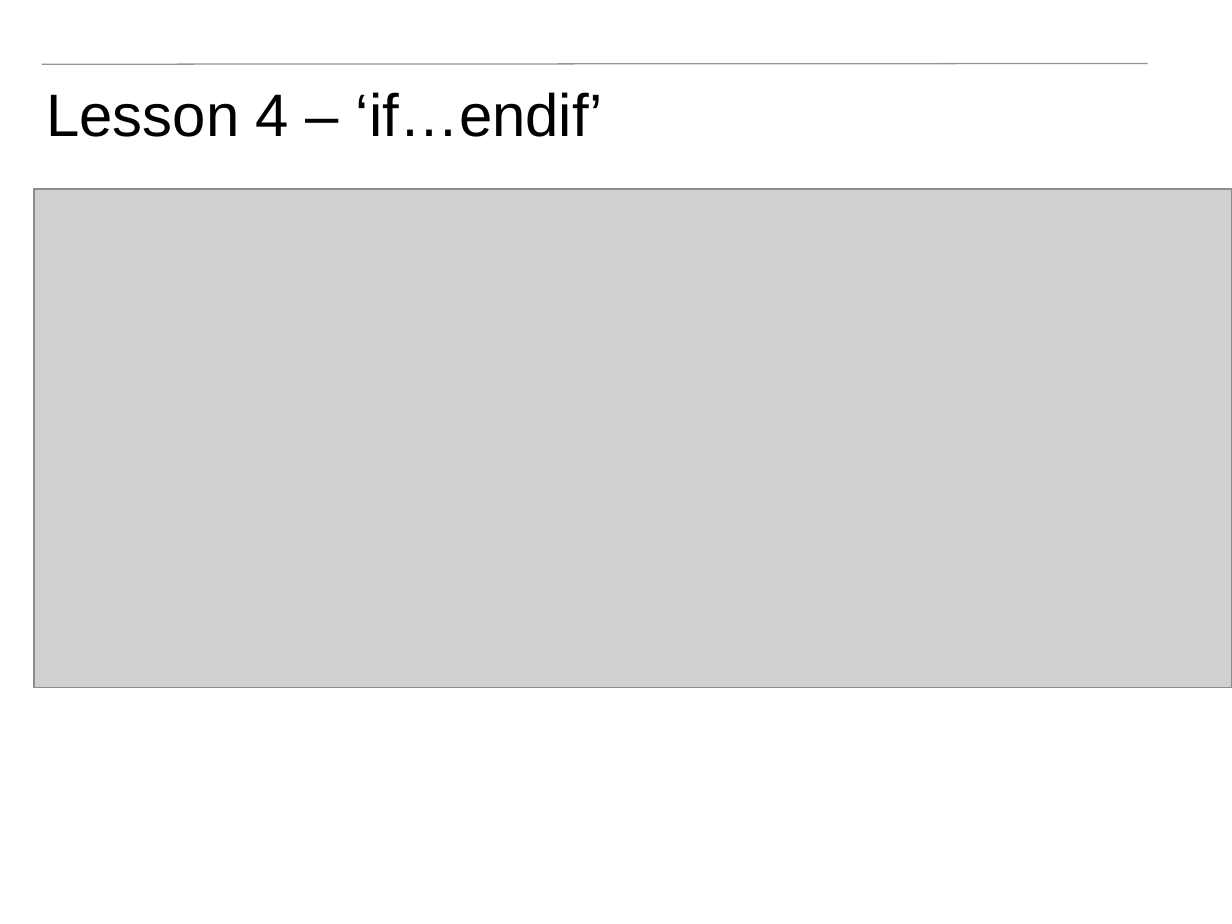
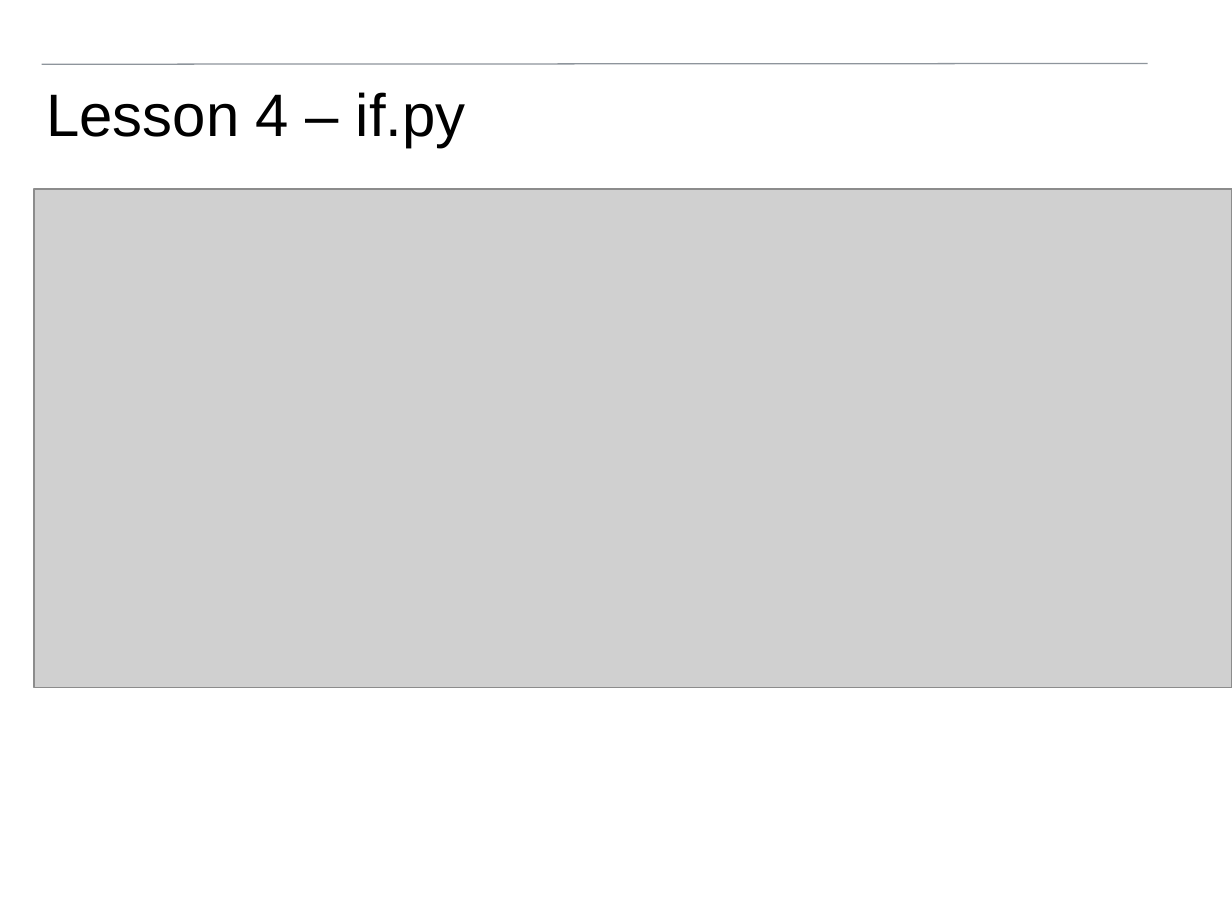
Before and after one commit to pfsmyth/Cambridge, a slide deck: slide 57 of lessons/Introduction to programming.pptx (slide 59 before the commit). Drawn at 1232x924 pixels with LibreOffice and Linux fonts; fonts in the diff are those of the drawing; grey boxes stand for pictures; background and template pictures are left out. Boxes give left, top, right and bottom in pixels: in the first picture for what was removed or moved away, otherwise in the second. Text is boxed around its words. In the diff, an @@ line names an element or a change of style, - is before the commit and + after.

```diff
--- a/lessons/Introduction to programming.pptx
+++ b/lessons/Introduction to programming.pptx
@@ title at <box>46,92,466,147</box>: text changed @@
-Lesson 4 – ‘if…endif’
+Lesson 4 – if.py
```
Also in this commit, not shown: 42 other slides changed, 2 slides removed, 2 other files.
